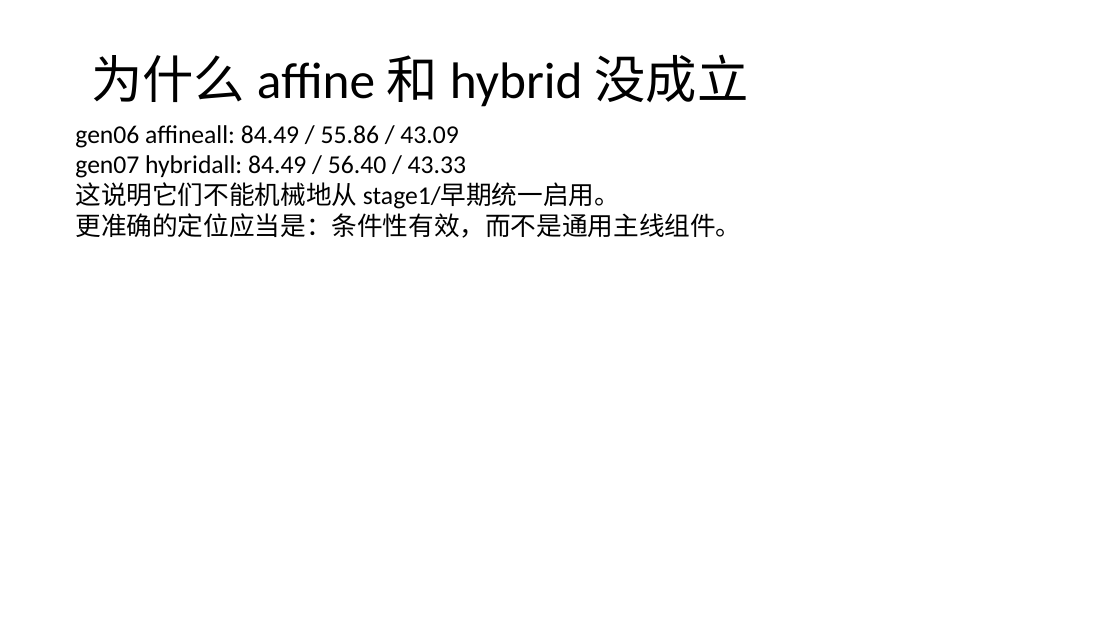
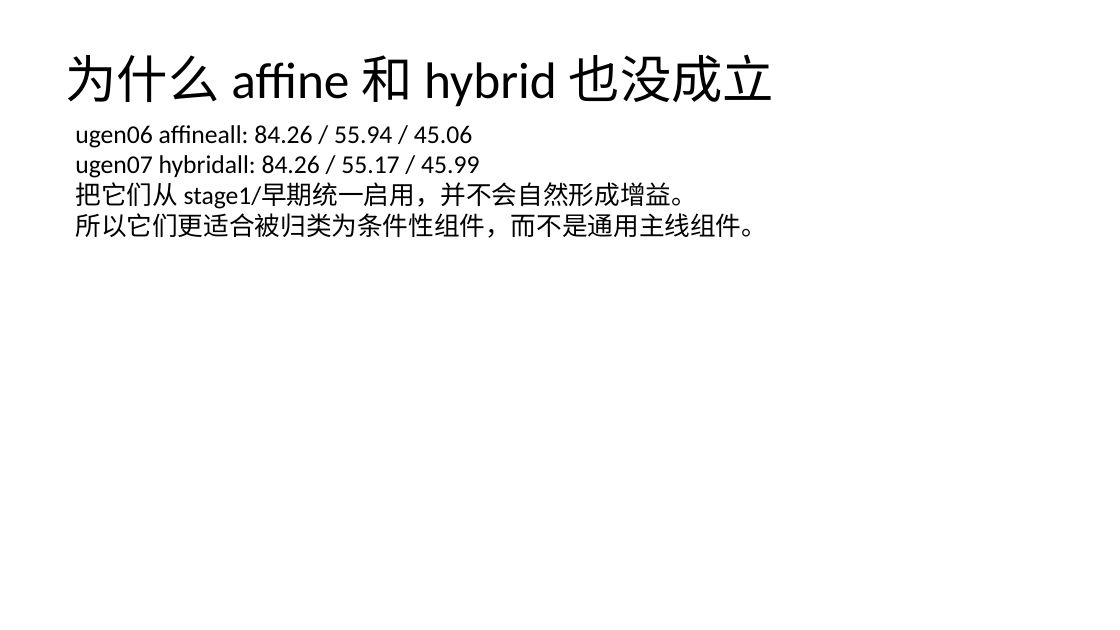
Before and after one commit to DevDreamerCB/iCaRL_codex, a slide deck: slide 10 of research/general_methods_chain_20260323_zh.pptx (slide 8 before the commit). Drawn at 1120x630 pixels with LibreOffice and Linux fonts; fonts in the diff are those of the drawing. Boxes give left, top, right and bottom in pixels: in the first picture for what was removed or moved away, otherwise in the second. Text is boxed around its words. In the diff, an @@ line names an element or a change of style, - is before the commit and + after.

```diff
--- a/research/general_methods_chain_20260323_zh.pptx
+++ b/research/general_methods_chain_20260323_zh.pptx
@@ title at [66,54,774,107]: text changed @@
-为什么 affine 和 hybrid 没成立
+为什么 affine 和 hybrid 也没成立
@@ text at [75,125,767,238]: text changed @@
-gen06 affineall: 84.49 / 55.86 / 43.09
-gen07 hybridall: 84.49 / 56.40 / 43.33
-这说明它们不能机械地从 stage1/早期统一启用。
-更准确的定位应当是：条件性有效，而不是通用主线组件。
+ugen06 affineall: 84.26 / 55.94 / 45.06
+ugen07 hybridall: 84.26 / 55.17 / 45.99
+把它们从 stage1/早期统一启用，并不会自然形成增益。
+所以它们更适合被归类为条件性组件，而不是通用主线组件。
```
Also in this commit, not shown: 2 other slides changed, 9 slides added, 8 slides removed, 6 other files.
